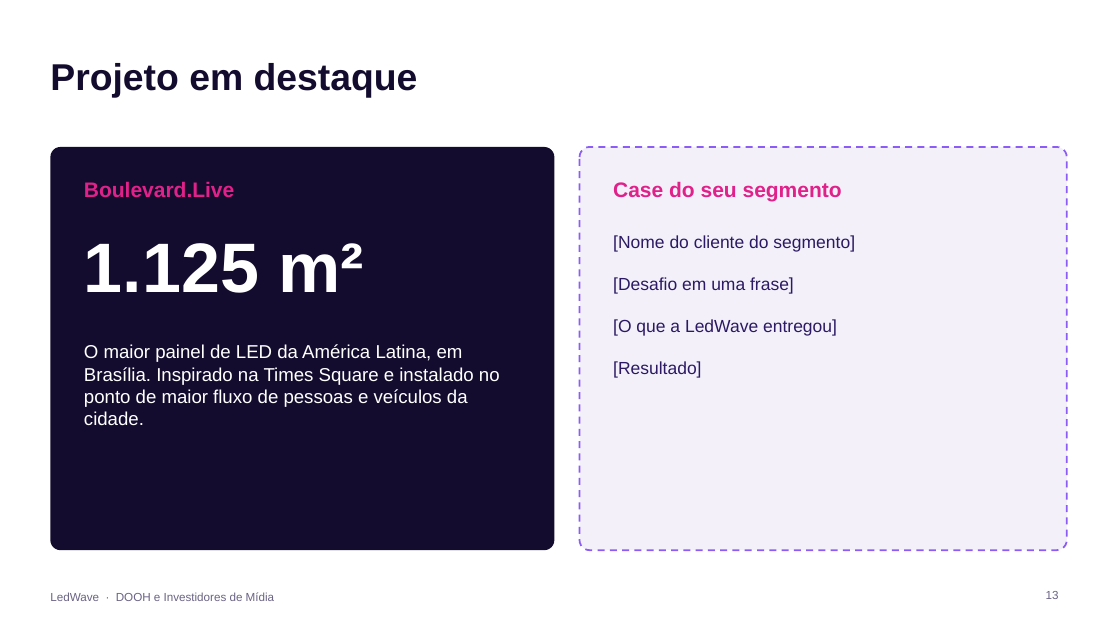
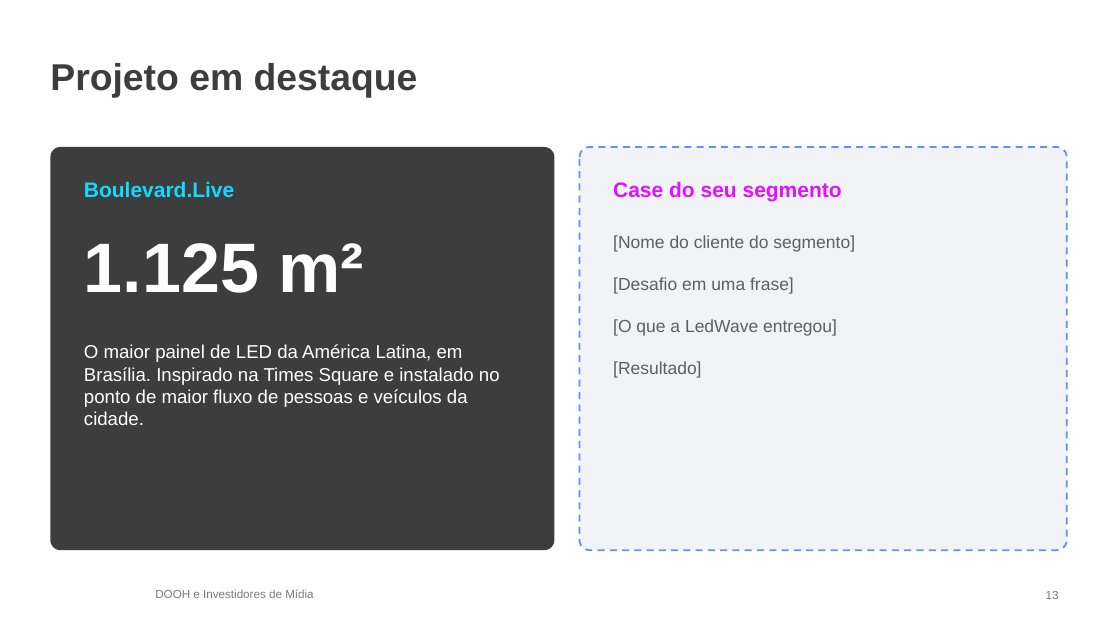
Before and after one commit to itarsilva/Treino, a slide deck: slide 13 of ledwave-comercial/apresentacoes/LedWave_DOOH_e_Investidores_de_Midia.pptx. Drawn at 1120x630 pixels with LibreOffice and Linux fonts; fonts in the diff are those of the drawing; background and template pictures are left out. Boxes give left, top, right and bottom in pixels: in the first picture for what was removed or moved away, otherwise in the second. Text is boxed around its words. In the diff, an @@ line names an element or a change of style, - is before the commit and + after.

```diff
--- a/ledwave-comercial/apresentacoes/LedWave_DOOH_e_Investidores_de_Midia.pptx
+++ b/ledwave-comercial/apresentacoes/LedWave_DOOH_e_Investidores_de_Midia.pptx
@@ title "Projeto em destaque" at [50,63,418,98]: text colour #140C2E to #3D3D3D @@
@@ rounded rectangle at [50,147,555,550]: fill #140C2E to #3D3D3D @@
@@ rounded rectangle at [580,147,1067,550]: fill #F3F0FA to #F2F3F7; outline #8B5CF6 1.5 pt dashed to #658DFF 1.5 pt dashed @@
@@ text "Boulevard.Live" at [84,181,234,197]: text colour #E0218A to #12D9FF @@
@@ text "Case do seu segmento" at [613,181,842,201]: text colour #E0218A to #E011FF @@
@@ text "[Nome do cliente do segmento]" at [613,235,855,378]: text colour #2B1A63 to #5F5F5F @@
@@ text at [155,589,313,598]: text changed; text colour #6B6385 to #7A7A7A @@
-LedWave · DOOH e Investidores de Mídia
+DOOH e Investidores de Mídia
@@ page number at [1046,591,1059,599]: text colour #6B6385 to #7A7A7A @@
```
Also in this commit, not shown: 13 other slides changed, 27 other files.
